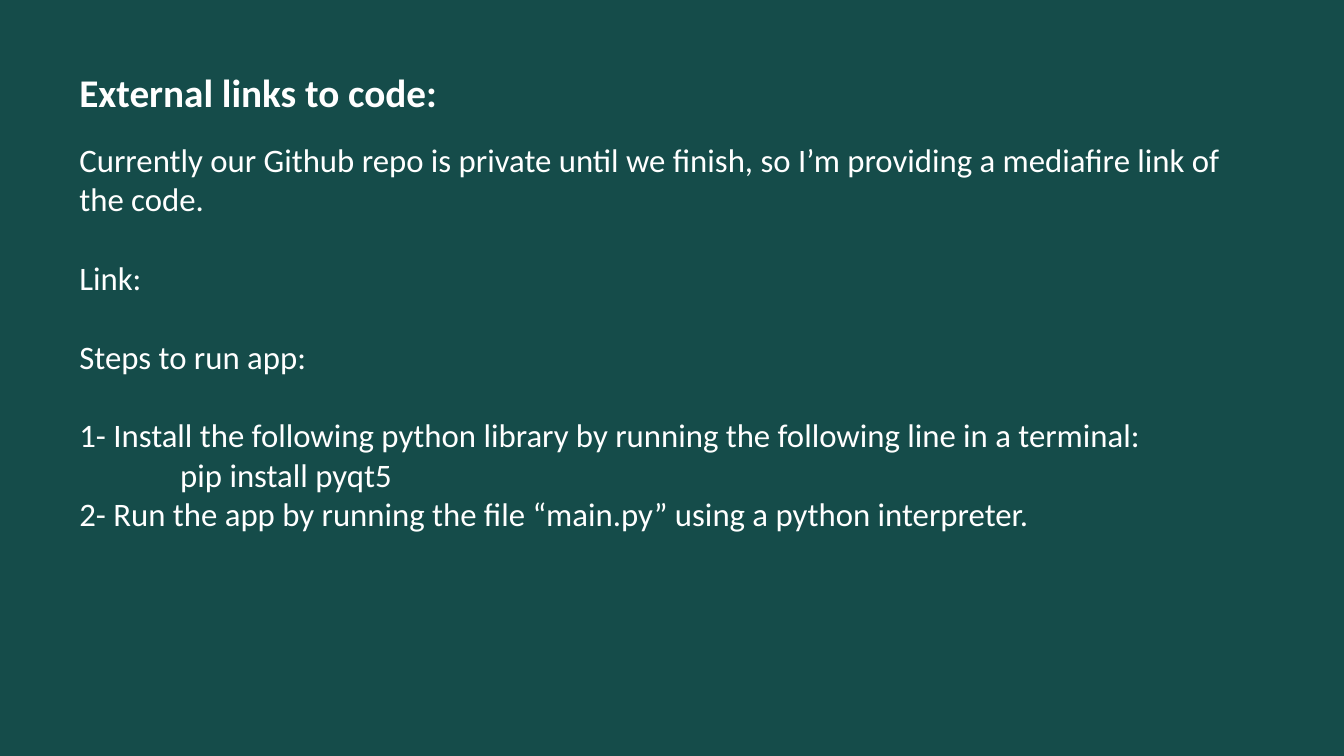
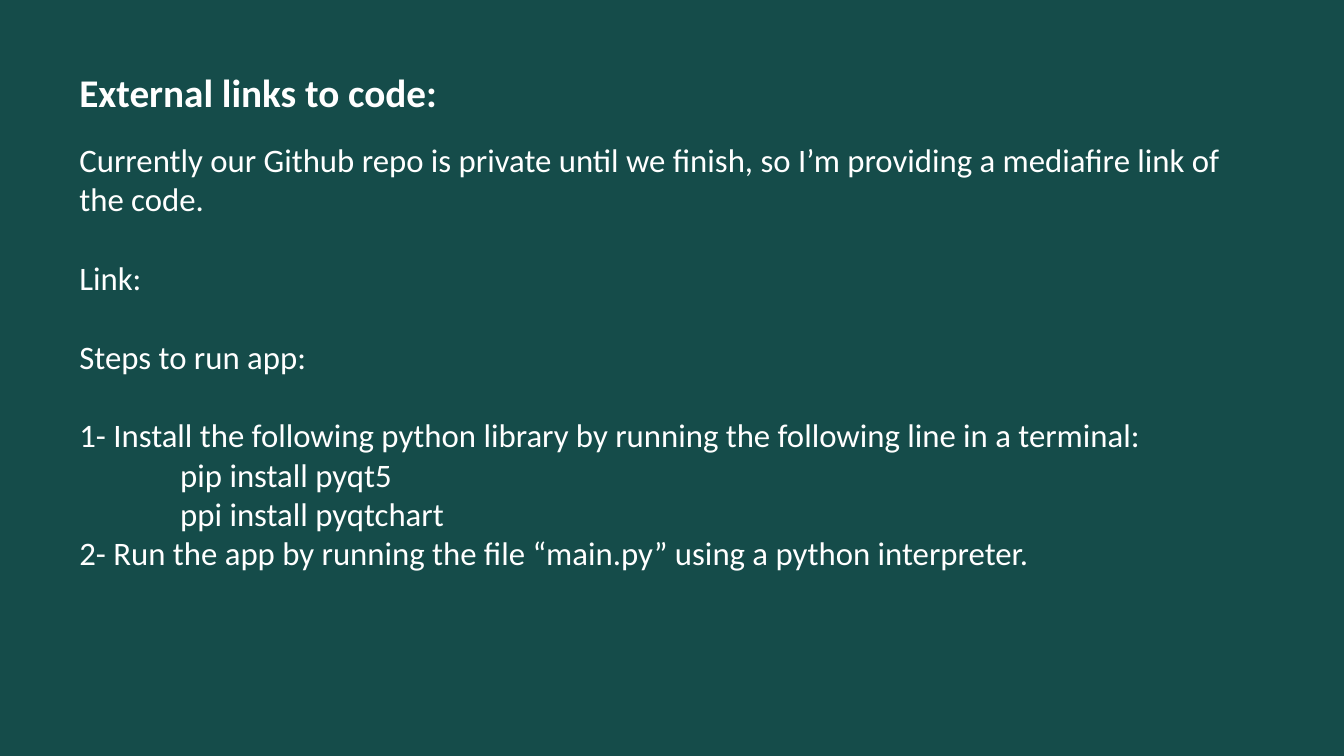
Before and after one commit to BadrGello/Task-Management-App, a slide deck: slide 13 of Documents/Milestone 2.pptx. Drawn at 1344x756 pixels with LibreOffice and Linux fonts; fonts in the diff are those of the drawing. Boxes give left, top, right and bottom in pixels: in the first picture for what was removed or moved away, otherwise in the second. Text is boxed around its words. In the diff, an @@ line names an element or a change of style, - is before the commit and + after.

```diff
--- a/Documents/Milestone 2.pptx
+++ b/Documents/Milestone 2.pptx
@@ text at [180, 503, 443, 532]: paragraph added @@
+ppi install pyqtchart
```
Also in this commit, not shown: 1 other slide changed.
